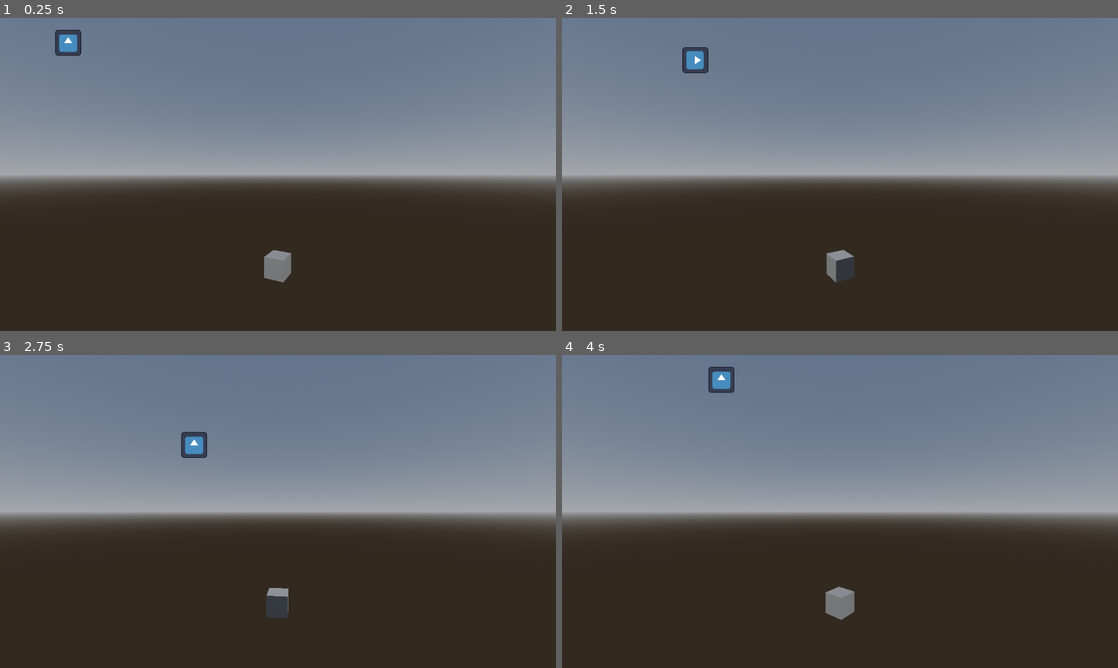
Above: before the commit, frames 1-4 (two rows, left to right).
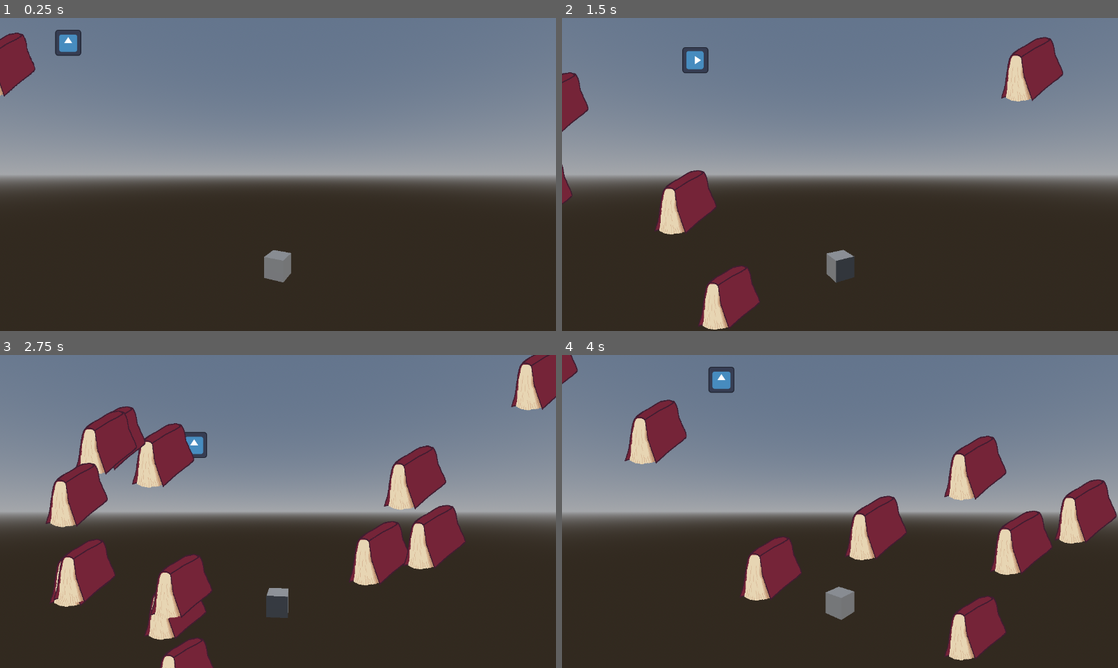
Above: after the commit, the same moments.

Repository: panorb/ludum-dare-55
Game: Godot game, scene res://game/game.tscn
Same seed, same stepped clock (60 frames per second), same inputs: the game is played once before the commit and once after it. The engine's default icon, where the game draws it, is replaced by a stand-in: a white triangle on a blue panel in a dark square.
Inputs:
- Up to frame 1 (0.25 s): no input
- Up to frame 2 (1.5 s): hold Right (ui_right) 0.53-1.28 s; hold Down (ui_down) from 1.28 s (still down)
- Up to frame 3 (2.75 s): release Down (ui_down) at 2.03 s; hold Right (ui_right) from 2.03 s (still down)
- Up to frame 4 (4 s): release Right (ui_right) at 2.78 s; hold Up (ui_up) 2.78-3.53 s; hold Left (ui_left) from 3.53 s (still down)

The runs differ from the first frame. In frame 1, 0.9% of the frame differs, in the area x 0-7%, y 4-26%; in frame 2, 5.1%; in frame 3, 14%, in the area x 8-100%, y 0-100%; in frame 4, 11%.

Commit message:
Basic Obstacle logic

Diff:
--- a/godot/game/level.tscn
+++ b/godot/game/level.tscn
@@ -1,7 +1,8 @@
-[gd_scene load_steps=4 format=3 uid="uid://cwbdfcdw51eus"]
+[gd_scene load_steps=5 format=3 uid="uid://cwbdfcdw51eus"]
 
 [ext_resource type="PackedScene" uid="uid://36yf2lknh4wl" path="res://entity/player.tscn" id="1_ex0qr"]
 [ext_resource type="Script" path="res://game/level.gd" id="1_ou5fb"]
+[ext_resource type="Script" path="res://game/obstacles/obstacles.gd" id="3_pnd1f"]
 
 [sub_resource type="RectangleShape2D" id="RectangleShape2D_tympk"]
 size = Vector2(80, 200)
@@ -34,3 +35,6 @@
 [node name="Right" type="CollisionShape2D" parent="MoveArea"]
 position = Vector2(279, 92)
 shape = SubResource("RectangleShape2D_tympk")
+
+[node name="Obstacles" type="Node2D" parent="."]
+script = ExtResource("3_pnd1f")
--- /dev/null
+++ b/godot/game/obstacles/book.gd
@@ -0,0 +1,37 @@
+extends Area2D
+
+signal collision(obstacle)
+
+const GRAVITY = 9
+
+var initiated
+var speed
+
+@onready var collision_polygon_2d = $CollisionPolygon2D
+
+
+func init(start_x, start_y, speed_x, speed_y):
+	position.x = start_x
+	position.y = start_y
+	speed = Vector2(speed_x, speed_y)
+	initiated = true
+
+
+# Called when the node enters the scene tree for the first time.
+func _ready():
+	body_entered.connect(on_body_entered)
+
+
+# Called every frame. 'delta' is the elapsed time since the previous frame.
+func _process(delta):
+	if not initiated:
+		return
+	position.x += speed.x*delta
+	position.y += speed.y*delta
+	speed.y += GRAVITY
+	if position.y > 2000:
+		queue_free()
+
+
+func on_body_entered(body):
+	collision.emit(body, self)
--- /dev/null
+++ b/godot/game/obstacles/book.tscn
@@ -0,0 +1,14 @@
+[gd_scene load_steps=3 format=3 uid="uid://brvfogodmq4lt"]
+
+[ext_resource type="Script" path="res://game/obstacles/book.gd" id="1_qvh43"]
+[ext_resource type="Texture2D" uid="uid://c5etd2p6161dk" path="res://game/obstacles/book_placeholder.png" id="2_fslja"]
+
+[node name="Book" type="Area2D"]
+position = Vector2(1, -1)
+script = ExtResource("1_qvh43")
+
+[node name="Sprite2D" type="Sprite2D" parent="."]
+texture = ExtResource("2_fslja")
+
+[node name="CollisionPolygon2D" type="CollisionPolygon2D" parent="."]
+polygon = PackedVector2Array(-35, -32, 14, -64, 34, -64, 60, 10, 0, 59, -33, 62, -60, 56)
--- /dev/null
+++ b/godot/game/obstacles/obstacles.gd
@@ -0,0 +1,36 @@
+extends Node
+
+signal collision(obstacle)
+
+const BOOK = preload("res://game/obstacles/book.tscn")
+
+var obstacles
+
+@onready var player = $"../Player"
+
+# Called when the node enters the scene tree for the first time.
+func _ready():
+	obstacles = []
+
+# spawns a book
+func _add_book(x, y, speed_x=0.0, speed_y=0.0):
+	var book = BOOK.instantiate()
+	book.init(x, y, speed_x, speed_y)
+	book.texture_filter = CanvasItem.TEXTURE_FILTER_NEAREST
+	book.connect("collision", _child_collision)
+	add_child(book)
+	obstacles.append(book)
+
+# Called every frame. 'delta' is the elapsed time since the previous frame.
+func _process(delta):
+	#placeholder code to spam books
+	if randi()%10 == 0:
+		var dir = (randi() % 2)
+		if dir == 0:
+			dir = -1
+		_add_book(dir*700+640, randi()%500, -dir*(300+randi()%200), randi() % 200-200)
+
+# emits a signal if the player collides with an obstacle
+func _child_collision(body, obstacle):
+	if body == player:
+		collision.emit(obstacle, 0, 0)
Binary file added: godot/game/obstacles/book_placeholder.png
Not shown, added: godot/game/obstacles/book_placeholder.png.import
